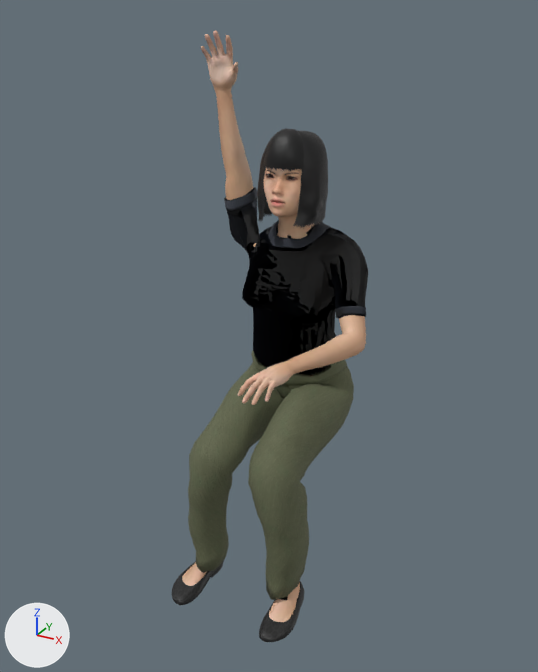
An edit to the glTF model assets/props/people-lin-sit-raise.glb, drawn before and after from the same camera.
One viewpoint serves both versions: a 50 mm camera at (0.881, -1.561, 0.57) aimed at (-0.007, 0.054, -0.238). The lights are fixed; the arrows at lower left show +X, +Y and +Z. The first picture is the older version.

The first picture shows 'people-lin-sit-raise'.
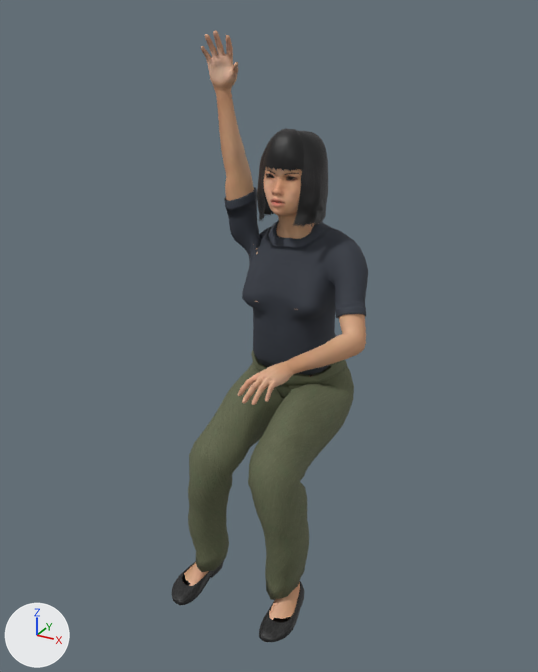
What differs and where, as boxes [x1, y1, x2, y2] in the pictures (538 x 672 px):
'people-lin-sit-raise', surface changed: [179, 30, 368, 626] in both

The change, as a list of edits to the scene's bpy script:
```text
Change mat_human_toigo_basic_tucked_t_shirt:
    remove n3 = _N.new('ShaderNodeNormalMap'); n3.name = 'Normal Map'
    remove n3.uv_map = 'UVMap'
    remove n4 = _N.new('ShaderNodeTexImage'); n4.name = 'Image Texture.001'
    remove n4.image = img_t_shirt_basic_bump
    where n0 = _N.new('ShaderNodeBsdfPrincipled'); n0.name = 'Principled BSDF'
    remove _L.new(n3.outputs[0], n0.inputs[5])  # 'Normal' to 'Normal'
    remove _L.new(n4.outputs[0], n3.inputs[1])  # 'Color' to 'Color'
```
